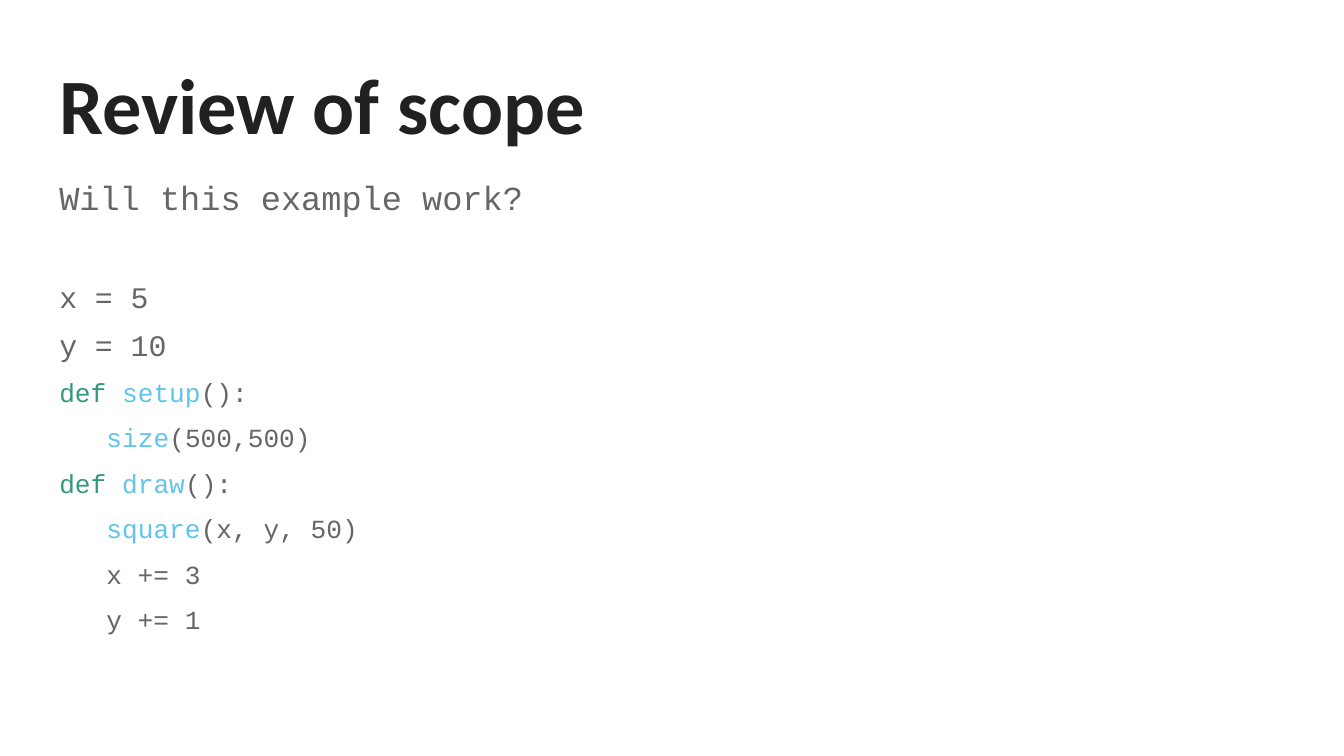
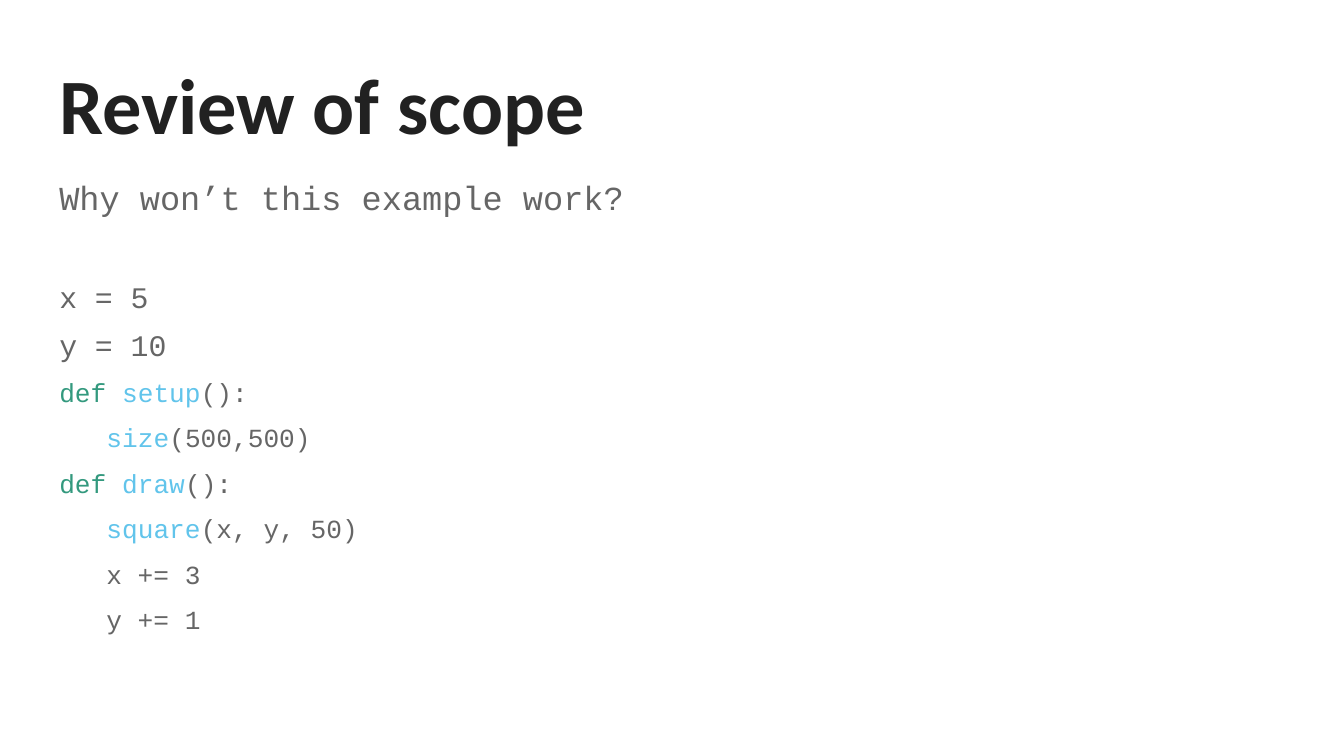
Before and after one commit to Schulich-Ignite/Schulich-Ignite.github.io, a slide deck: slide 4 of assets/winter_2020_lecture_3.pptx. Drawn at 1344x756 pixels with LibreOffice and Linux fonts; fonts in the diff are those of the drawing. Boxes give left, top, right and bottom in pixels: in the first picture for what was removed or moved away, otherwise in the second. Text is boxed around its words. In the diff, an @@ line names an element or a change of style, - is before the commit and + after.

Commit message:
Updated lecture 3 slides

```diff
--- a/assets/winter_2020_lecture_3.pptx
+++ b/assets/winter_2020_lecture_3.pptx
@@ text at box(59, 185, 624, 217): text changed @@
-Will this example work?
+Why won’t this example work?
```
